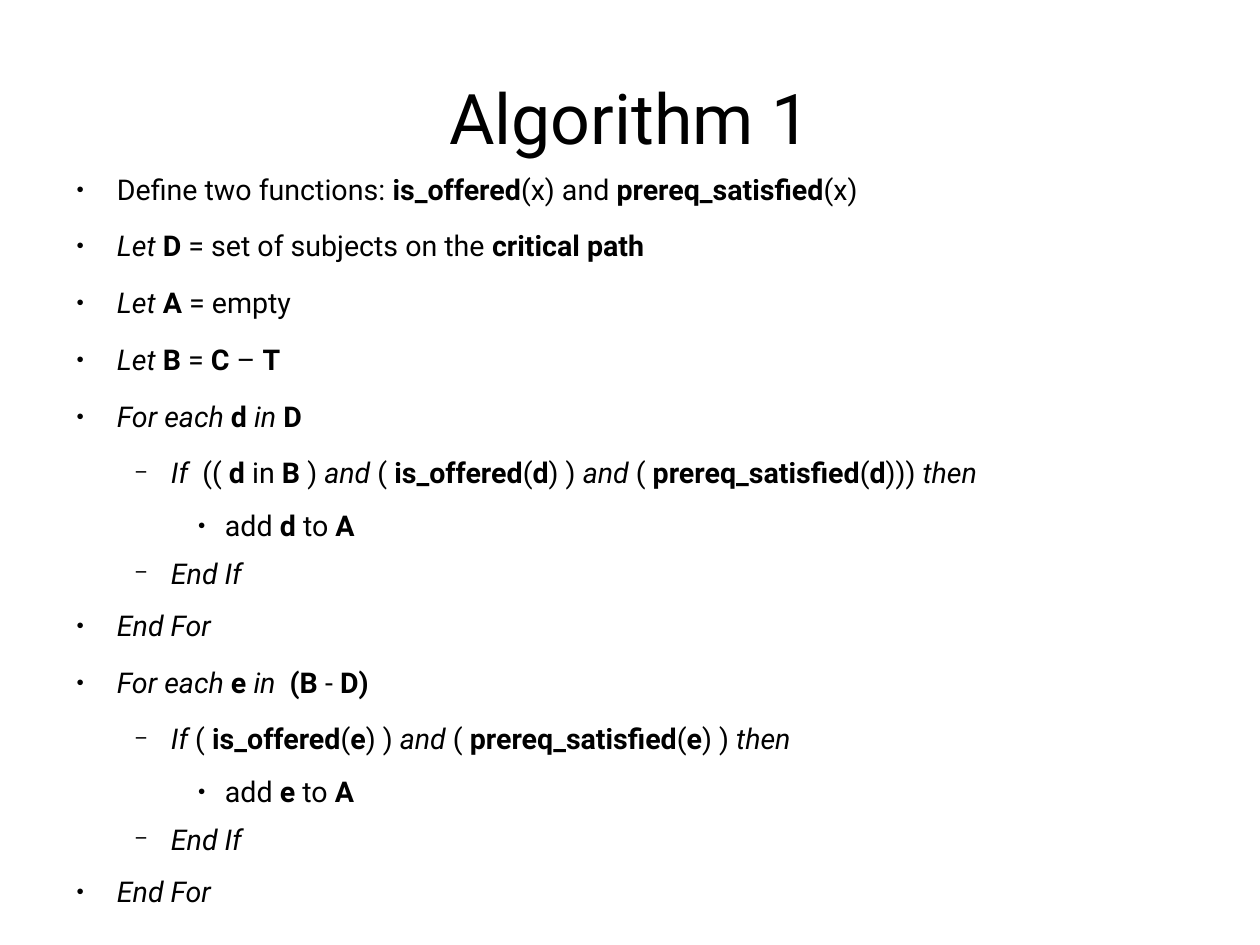
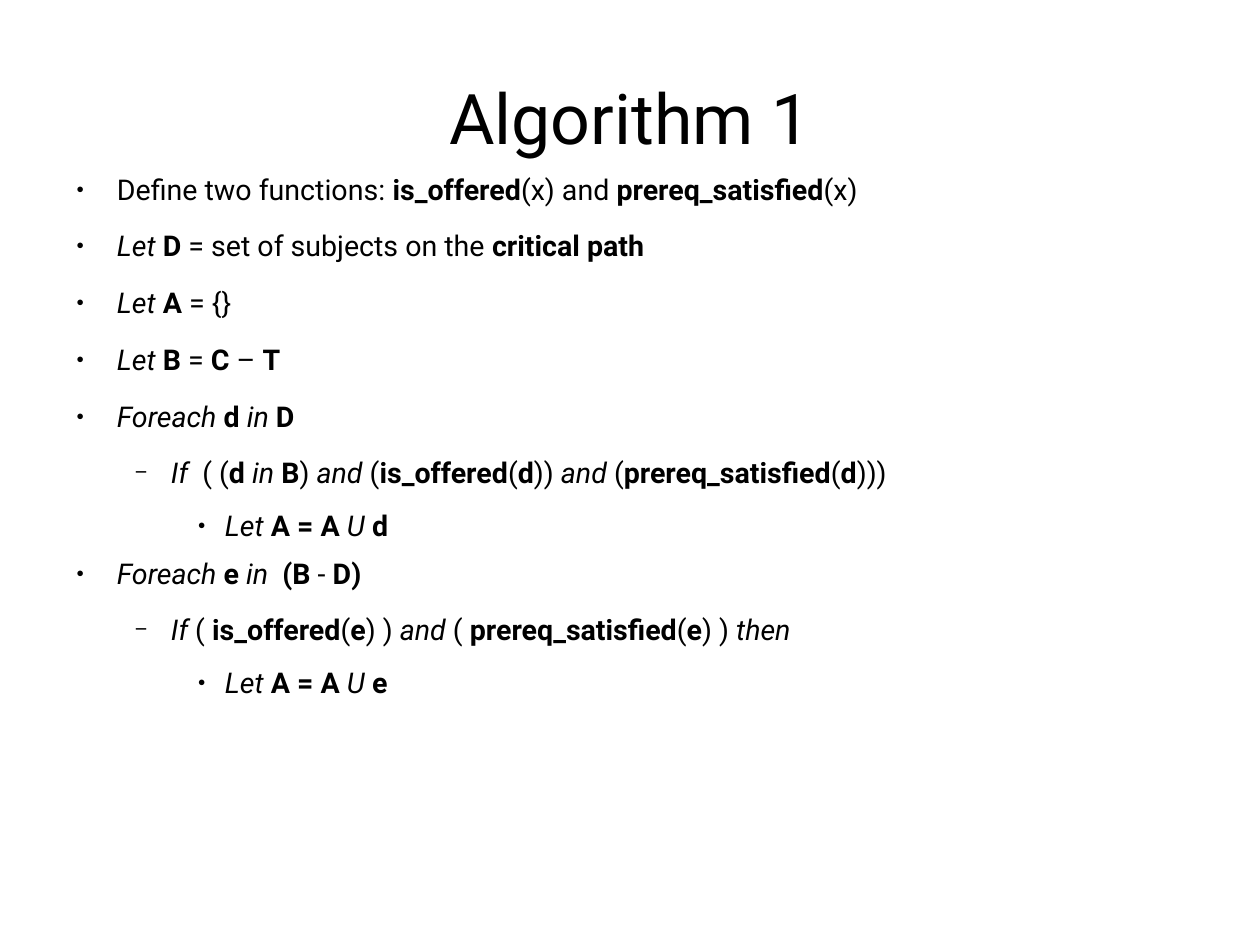
Before and after one commit to jachermocilla/jach-homepage, a slide deck: slide 14 of seminar-2008.odp. Drawn at 1260x945 pixels with LibreOffice and Linux fonts; fonts in the diff are those of the drawing. Boxes give left, top, right and bottom in pixels: in the first picture for what was removed or moved away, otherwise in the second. Text is boxed around its words. In the diff, an @@ line names an element or a change of style, - is before the commit and + after.

```diff
--- a/seminar-2008.odp
+++ b/seminar-2008.odp
@@ text at (117,292,182,314): text changed @@
-● Let A = empty
+● Let A = {}
@@ text at (117,405,887,590): text changed @@
-● For each d in D
-  − If (( d in B ) and ( is_offered(d) ) and ( prereq_satisfied(d))) then
-    ● add d to A
-  − End If
-● End For
-● For each e in (B - D)
+● Foreach d in D
+  − If ( (d in B) and (is_offered(d)) and (prereq_satisfied(d)))
+    ● Let A = A U d
+● Foreach e in (B - D)
@@ text at (225,672,387,694): text changed @@
-    ● add e to A
-  − End If
-● End For
+    ● Let A = A U e
```
Also in this commit, not shown: 7 other slides changed, 1 slide added.
